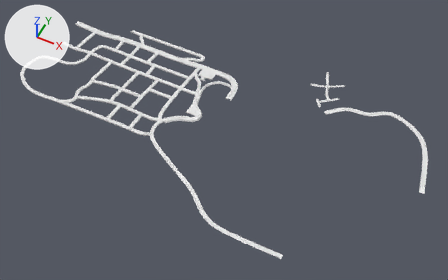
One commit to the FBX model Assets/_Visual/Environment/_OpenWorld/Landmarks/Materials/CityRoads/CityRoads.fbx: the scene before it, then after it.
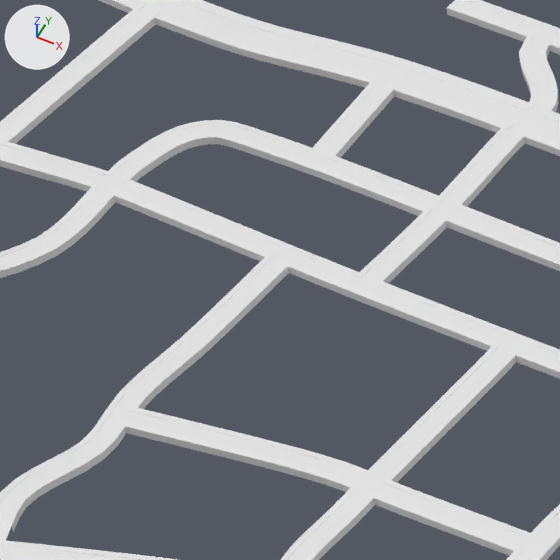
Each version appears first whole from a 50 mm camera at (427.0, -922.0, 1214.0) aimed at (79.0, -226.0, 343.0), and next in a close-up on the part from 17% to 32% of the width and 11% to 35% of the height. Every picture has the same lights, and +X, +Y and +Z are marked at upper left. Materials are left out; every surface is plain grey. Where no turn or scale is listed for an object, it has been applied to the vertices. Vertices at the same position are counted once.

In view in the first close-up: 'CityRoad', 'Sidewalks'.
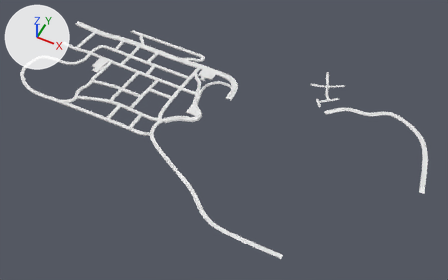
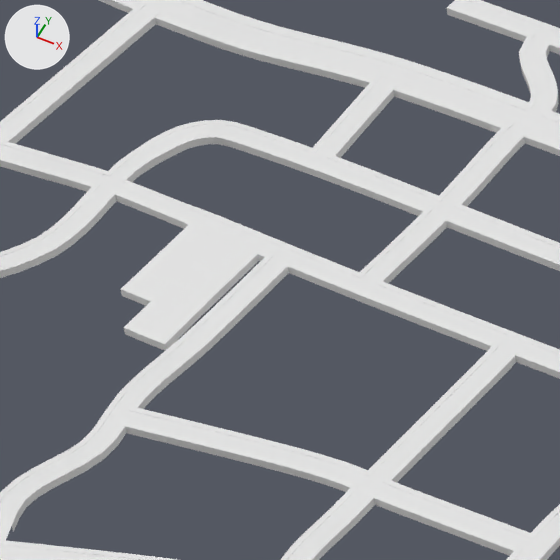
What the commit changed:
me_roadsystemcity_1_45_012 is used by ob_sidewalks; location (0.0, 0.0, 0.1).
me_roadsystemcity_1_45_012 had 5948 vertices, 4478 faces and spanned x -379.0..48.0, y -338.0..-30.0, z 348.0..356.0.
me_roadsystemcity_1_45_012 now has 5961 vertices, 4489 faces and spans x -379.0..48.0, y -338.0..-30.0, z 348.0..356.0.
Part 1, on me_roadsystemcity_1_45_012:
5 vertices are removed from x -253.0..-233.0, y -142.0..-141.0, z 349.0..351.0.
10 faces are deleted.
6 vertices in x -279.0..-233.0, y -141.0..-127.0, z 349.0..351.0 move by (-1.0, 0.0, 0.0).
8 vertices move from x -280.0..-233.0, y -142.0..-130.0, z 349.0..351.0 to x -281.0..-234.0, y -142.0..-130.0, z 349.0..351.0.
18 vertices are added at x -258.0..-235.0, y -181.0..-141.0, z 349.0..351.0.
21 new faces join them.

Boxes [x1, y1, x2, y2] around the edits, measured in the close-ups (560 x 560 px):
part 1 of me_roadsystemcity_1_45_012, built on: before [123, 158, 286, 261]; after [121, 158, 286, 351]
